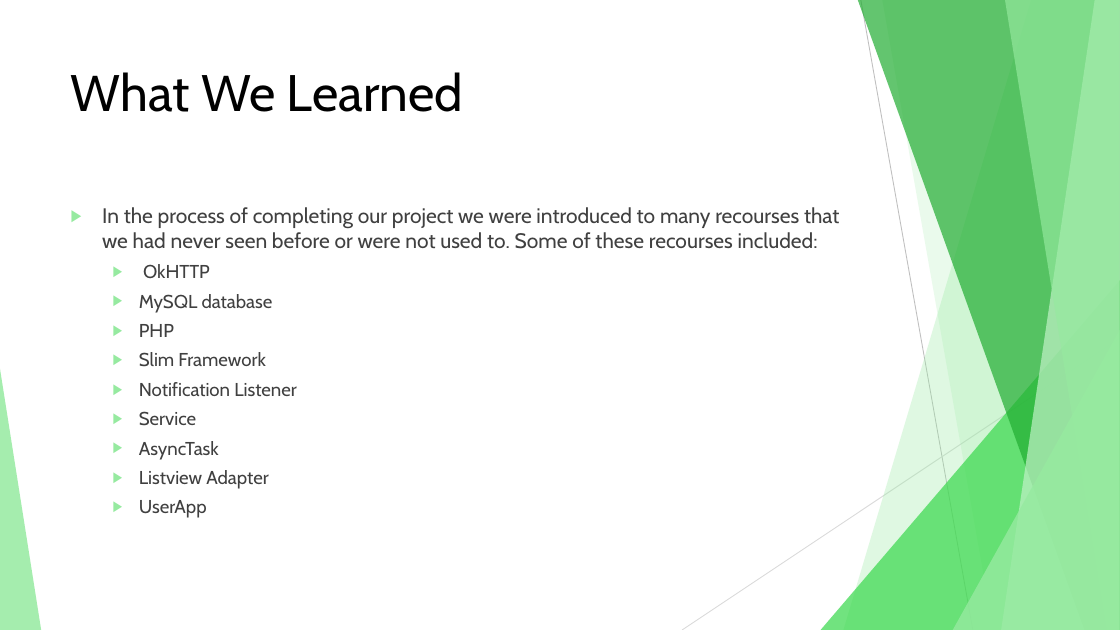
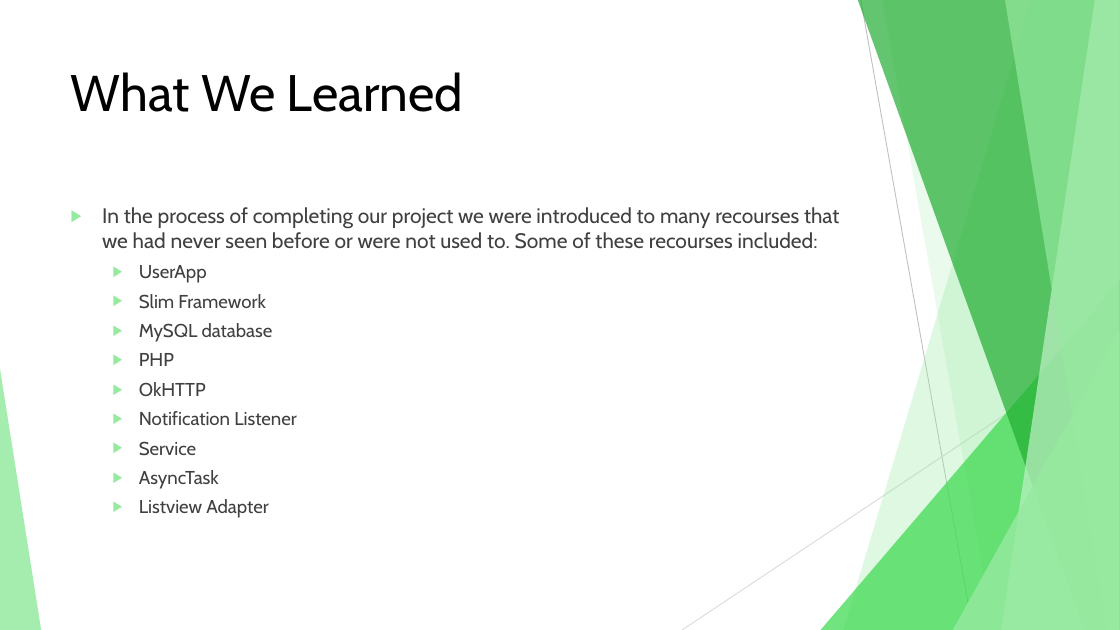
Before and after one commit to PromoPass/promopass.github.io, a slide deck: slide 4 of FinalPresentation.pptx. Drawn at 1120x630 pixels with LibreOffice and Linux fonts; fonts in the diff are those of the drawing. Boxes give left, top, right and bottom in pixels: in the first picture for what was removed or moved away, otherwise in the second. Text is boxed around its words. In the diff, an @@ line names an element or a change of style, - is before the commit and + after.

```diff
--- a/FinalPresentation.pptx
+++ b/FinalPresentation.pptx
@@ text at bbox=[139, 265, 265, 309]: text changed @@
-  ▶ OkHTTP
+  ▶ UserApp
+  ▶ Slim Framework
@@ text at bbox=[139, 382, 206, 396]: text changed @@
-  ▶ Slim Framework
+  ▶ OkHTTP
@@ text at bbox=[139, 500, 207, 518]: paragraph removed @@
-  ▶ UserApp
```
Also in this commit, not shown: 2 other slides changed.
